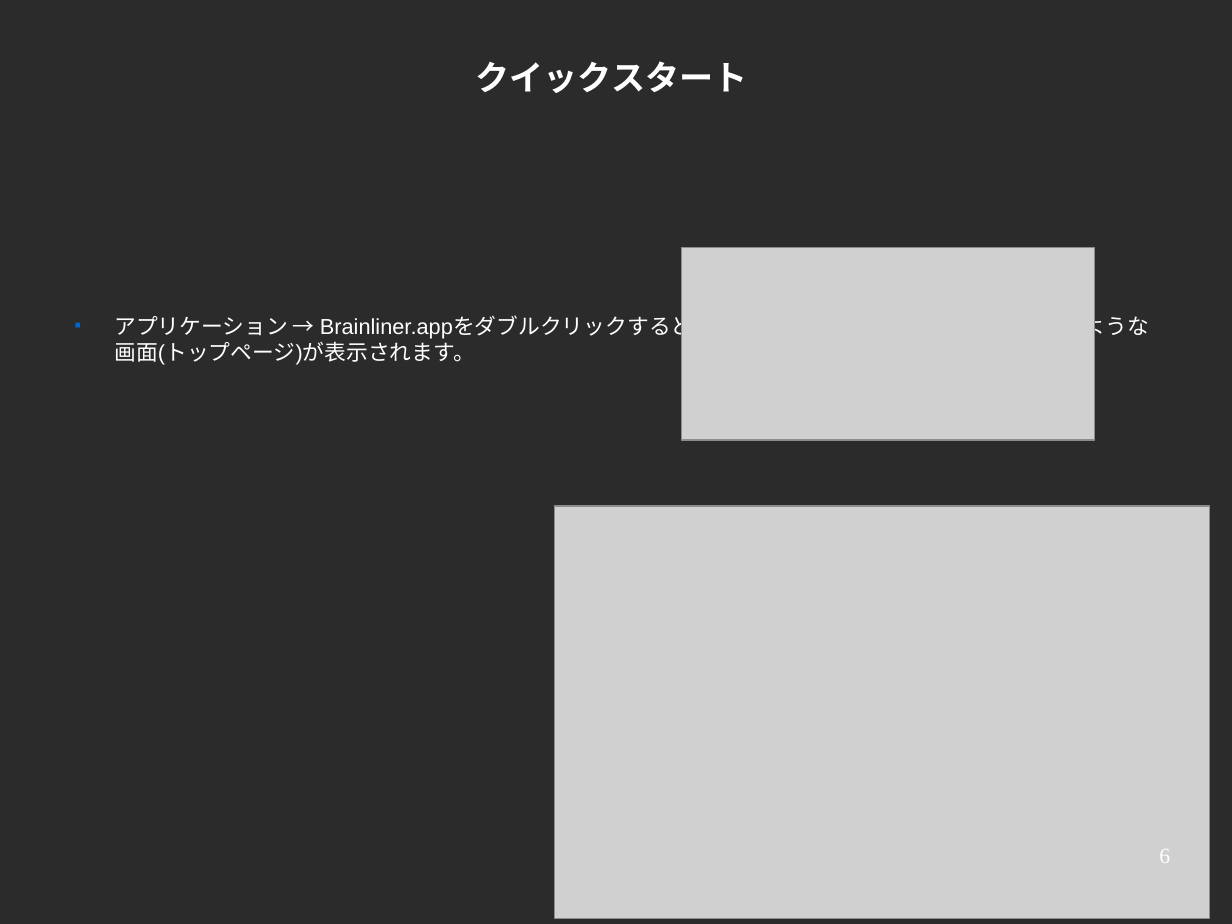
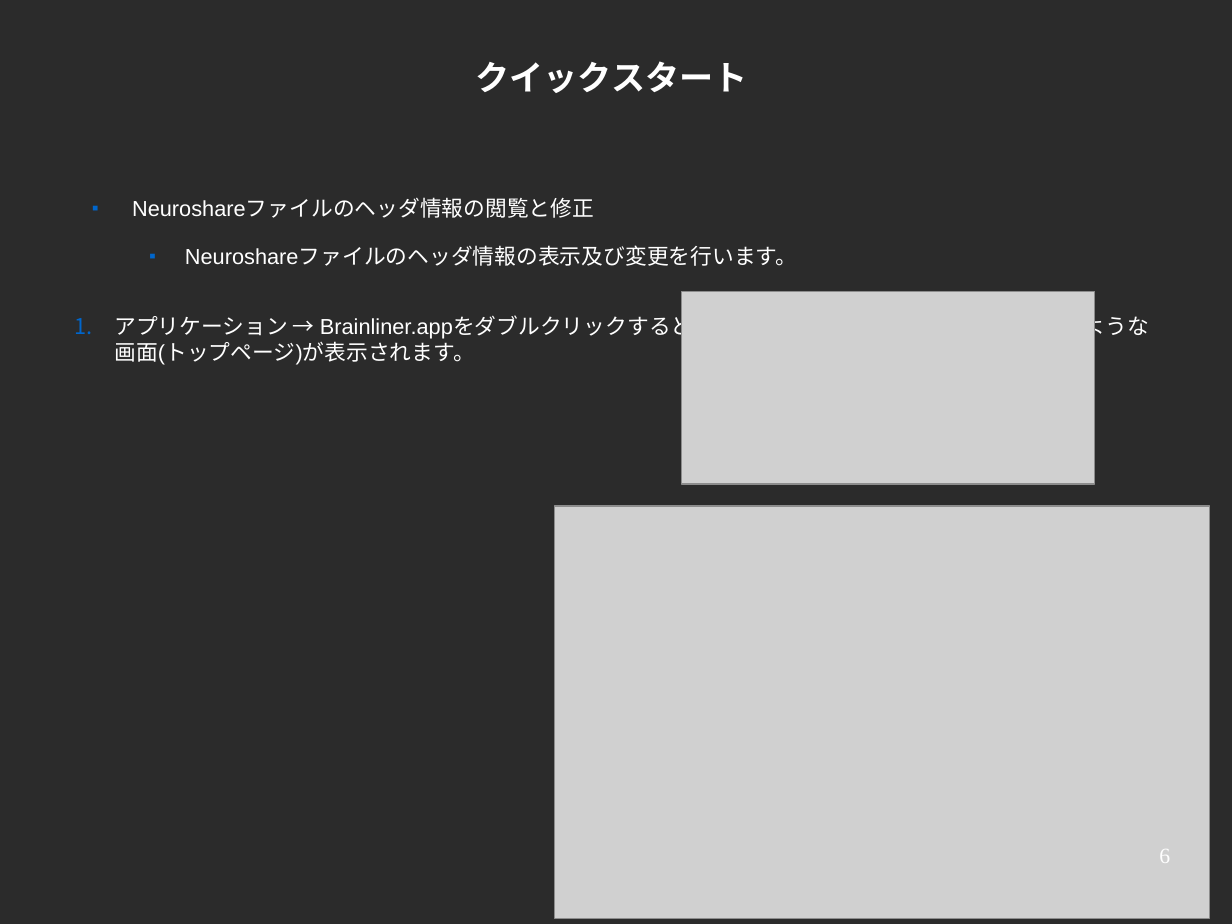
Before and after one commit to ATR-DNI/BrainLiner, a slide deck: slide 6 of docs/Brainliner_Desktop_Tutorial_for_Use[jp].odp. Drawn at 1232x924 pixels with LibreOffice and Linux fonts; fonts in the diff are those of the drawing; grey boxes stand for pictures; background and template pictures are left out; a plain dark background stands for a picture behind light text. Boxes give left, top, right and bottom in pixels: in the first picture for what was removed or moved away, otherwise in the second. Text is boxed around its words. In the diff, an @@ line names an element or a change of style, - is before the commit and + after.

```diff
--- a/docs/Brainliner_Desktop_Tutorial_for_Use[jp].odp
+++ b/docs/Brainliner_Desktop_Tutorial_for_Use[jp].odp
@@ text added at (x1=132, y1=199, x2=797, y2=266), 14 pt, text #FFFFFF @@
+■ Neuroshareファイルのヘッダ情報の閲覧と修正
+  ■ Neuroshareファイルのヘッダ情報の表示及び変更を行います。
@@ text "アプリケーション → Brainliner.appをダブルクリックすると、ロード画面が表示され、続けて下図のような画面( ..." at (x1=114, y1=316, x2=1149, y2=365): bullet ■ to 1. @@
@@ picture moved from (x1=682, y1=247, x2=1094, y2=440) to (x1=682, y1=292, x2=1094, y2=485) @@
```
Also in this commit, not shown: 8 other slides changed, 2 other files.
